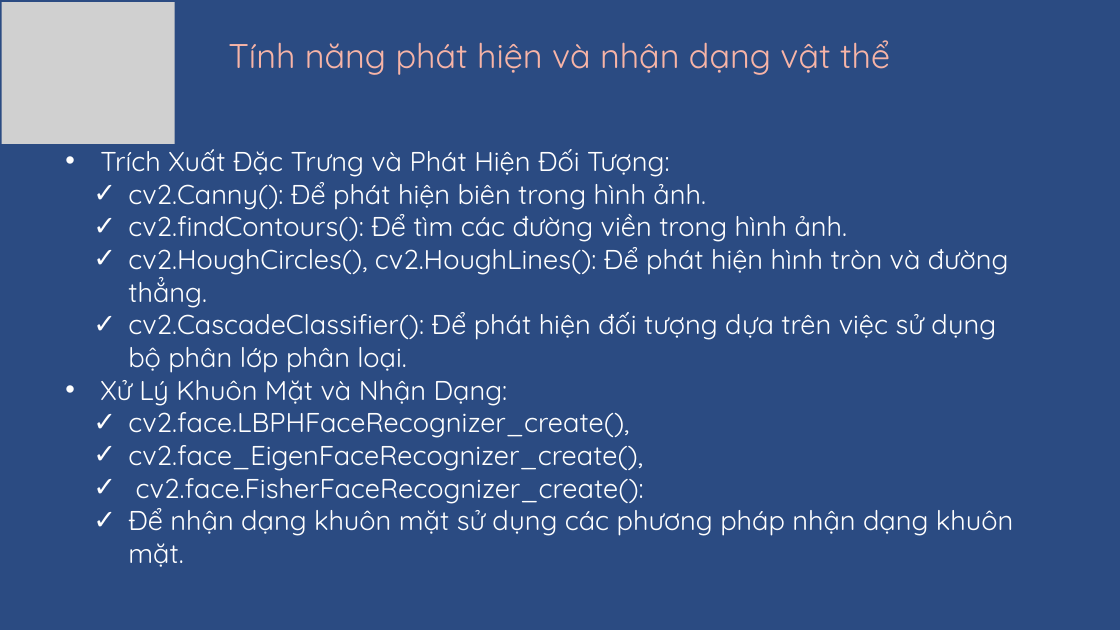
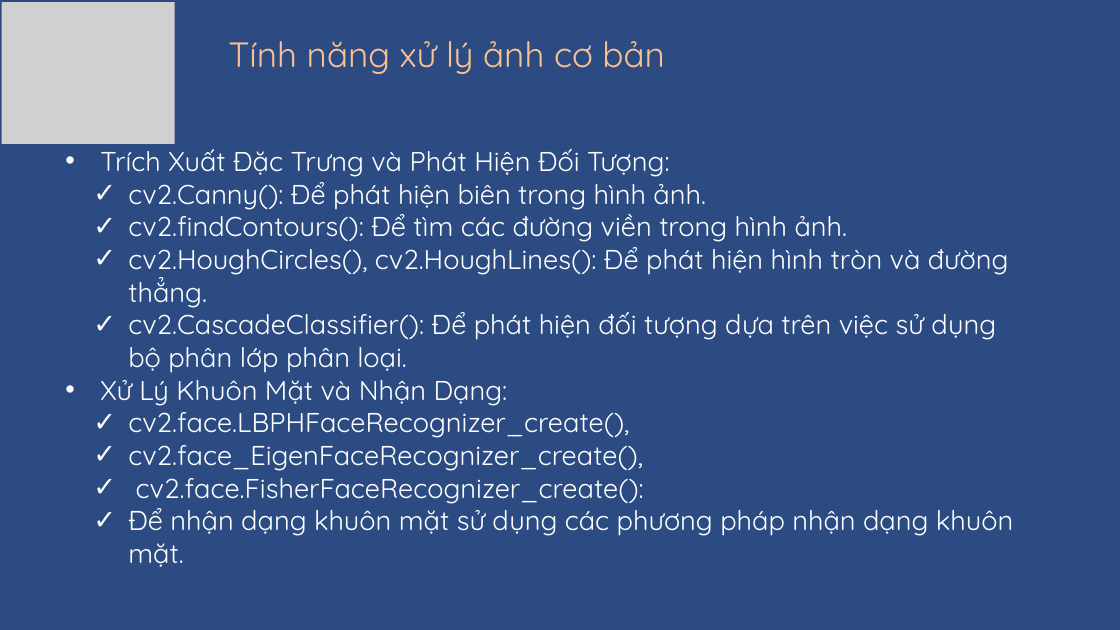
Before and after one commit to Thanh155202/Nhom9_manguonmo, a slide deck: slide 10 of Nhom9_Buoi7/Nhom9_OpenCV.pptx. Drawn at 1120x630 pixels with LibreOffice and Linux fonts; fonts in the diff are those of the drawing; grey boxes stand for pictures. Boxes give left, top, right and bottom in pixels: in the first picture for what was removed or moved away, otherwise in the second. Text is boxed around its words. In the diff, an @@ line names an element or a change of style, - is before the commit and + after.

```diff
--- a/Nhom9_Buoi7/Nhom9_OpenCV.pptx
+++ b/Nhom9_Buoi7/Nhom9_OpenCV.pptx
@@ text at (228, 41, 665, 74): text changed; size 44 to 45.1 pt; text colour #F7B4A7 to #FAC090 @@
-Tính năng phát hiện và nhận dạng vật thể
+Tính năng xử lý ảnh cơ bản
```
Also in this commit, not shown: 1 other slide changed, 25 other files.
